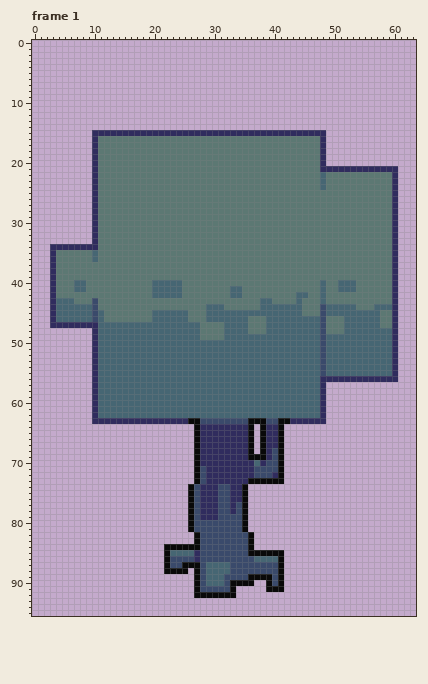
Pixel-art file, stored at assets/sprites/objects/three.aseprite. Above, as it was before the edit.
64x96 pixels, 4 frames. Shown: frame 1. The commit also changed other frames, which this record leaves out.
After:
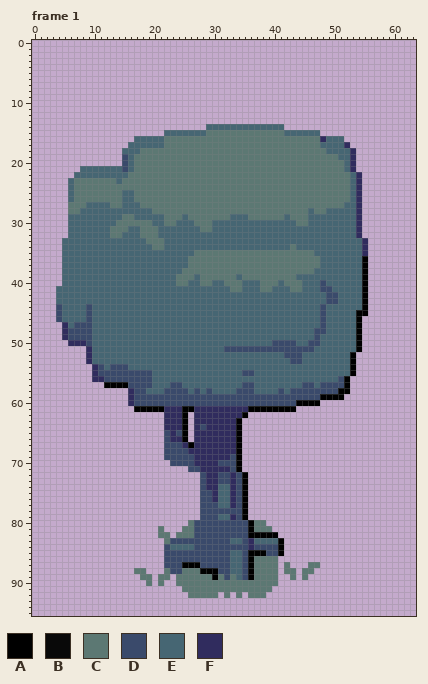
Palette (. is transparent): A #000000  B #090909  C #5c7873  D #3a4a6b  E #466673  F #302c5e
Changes in this commit:
Changed rows in their new state; - is an unchanged pixel.
Frame 1:
first column x 3:
14 --------------------------EEEEEEEEEEEEE-------------------
15 -------............EEEEEEECCCCCCCCCCCCCEEEEEE.------------
16 -------.......EEEEE---------------------------EEE---------
17 -------......EEEEEE--------------------------EEEEF--------
18 -------.....EEE------------------------------CEEEEF-------
19 -------.....DE-------------------------------CCCEEF-------
20 -------.....DE-------------------------------CCCCEF-------
21 -----EEEEEEEDE-------------------------------CCCCE-.......
22 ----EEEEEEEEE--------------------------------C----EF......
23 ---ECCCC---E---------------------------------C----EF......
24 ---ECCCC-------------------------------------C----EF......
25 ---ECCCC----EE------------------------------------EF......
26 ---ECCCC----EE------------------------------------EF......
27 ---CCCEEEE--EEE----------------------------------EEF......
28 ---CCEEEEEEEEEEEE--------------------------E--EEEEEF......
29 ---EEEEEEEEE--EEEEE---E-------EEE------E---EEEEEEEEF......
30 ---EEEEEEEE------EE--EEE---EEEEEEEEEEEEEE--EEEEEEEEF......
31 ---EEEEEEE---EE---EEEEEEE--EEEEEEEEEEEEEEEEEEEEEEEEF......
32 ---EEEEEEE--EEE---EEEEEEEEEEEEEEEEEEEEEEEEEEEEEEEEEF......
33 --EEEEEEEEEEEEEE---EEEEEEEEEEEEEEEEEEEEEEEEEEEEEEEEEF.....
34 ..EEEEEEEEEEEEEEE--EEEEEEEEEEEEEEEEEEEEE-EEEEEEEEEEEF.....
35 ..EEEEE-EEEEEEEEEEEEEEEE--------------------EEEEEEEEF.....
36 ..EEEEE-EEEEEEEEEEEEEEE----------------------EEEEEEEA.....
37 ..EEEEEEEEEEEEEEEEEEEEE----------------------EEEEEEEA.....
38 ..EEEEEEEEEEEEEEEEEEEE----------------------EEEEEEEEA.....
39 ..EEEEEEEEEEEEEEEEEEE---E------E---------EEEEEEEEEEEA.....
40 ..EE--EEEEEEEEEEE----C-EE--EE---EEE---E---EEEDEE---EA.....
41 .EEE--EEEEEEEEEEE-----EEEEEEEECCEEE--EEE--EEEDDE---EA.....
42 .EEEEEEEEEEEEEEEE-----EEEEEEEE--EEEEEEEEE--EE-DDEEEEA.....
43 .---EEEEEEEEEEEEEEEEEEEEEEEEEEEEEEE--EEEE-EEE-DDEEEEA.....
44 .D----DEEEEEEEEEEEEEEEEEEE---EEEEEE-------EEE------EA.....
45 .D----DE-EEEEEEEE------EEE----------------EEE------AA.....
46 .D----DE-EEEEEEEE------EEE-------EEE----------EEE--A......
47 ..-EDDDE-----------------EEEE----EEE----------EEE--A......
48 --FDDDDE-----------------EEEE----EEE--------D-EEE--A......
49 --FDDDDE-----------------EEEE---------------DE-----A......
50 ---FFFDE-----------------------------DDDD--DDE-----A......
51 ------FE---------------------DDDDDDDDDDDDDDD-E-----A......
52 ------FE-------------------------------DDD---E----A.......
53 ------FE--------------------------------DD---E----A.......
54 --------D-DDD--------------------------------E----A.......
55 --------DDDDDDDDD---------------DD-----------E----A.......
56 --------FDDDDDDDD----------------------------EEEDA........
57 -------..AAAADDDD---DD----------DD--------DD-DDDDA--------
58 -------......FDD---DDDD-D-D----DDD----D-DDDDDDDDAA--------
59 -------......FDDDDDDDDDDDDDDDDDDDDDDDDDDDDDDDAAAA---------
60 -------......FDDDDDDDDDDDDDDDDDDDDDDDDDDDAAAA.------------
61 -------.......AAAAAFFFAAFFFFFFFFFAAAAAAAA.....------------
62 -------............FFFA.FFFFFFFFA.............------------
63 -------............---A.FFFFFFFA..............------------
64 -------------------FFFA-FD-----A..-....-------------------
65 -------------------DFDA-F------A..-....-------------------
66 -------------------DFFA-F------A..-....-------------------
67 -------------------DDDFAF------A..-....-------------------
68 -------------------DDDDFF------A..-....-------------------
69 -------------------DDDDDF-----DA.......-------------------
70 --------------------DDDDF---DDDA.......-------------------
71 -----------------------DDF----DA.......-------------------
72 ------------------------.---DD-DA......-------------------
73 ------------------------.---DD-DA......-------------------
74 -----------------------..D--EE-DA-------------------------
75 -----------------------..DD-EE-DA-------------------------
76 -----------------------..DD-EE-DA-------------------------
77 -----------------------..DDDEE--A-------------------------
78 -----------------------..DDD--D-A-------------------------
79 -----------------------..DDDEEF-A-------------------------
80 -----------------------C--------DACC----------------------
81 ------------------C---CC--------DACCC---------------------
82 ------------------CC-CCCD--------AAAAA--------------------
83 -------------------CDDDDD-----EE-FEEEEA-------------------
84 -------------------DEEEED--------FDDDDA-------------------
85 -------------------DDDDDD-----EE-AAADDA-------------------
86 -------------------D----D-----EE-ACCCC.-------------------
87 -------------------D--AAA-DDDDEE-ACCCC.C---CC-------------
88 --------------CC---CDDCCCAAADDEE-ACCCC.CC-CC--------------
89 ---------------CC-CC-CCCCCCAC-CE-ACCCC.-C-C---------------
90 ----------------C-C--CCCCCCCCCCCCCCCCC.-------------------
91 ----------------------CCCCCCCCCCCCCCC..-------------------
92 -----------------------CCCCC.C.C-CCC----------------------
Boxes around the changes in both pictures, in picture pixels (x1, y1, x2, y2):
changed: (50, 124, 398, 598)
